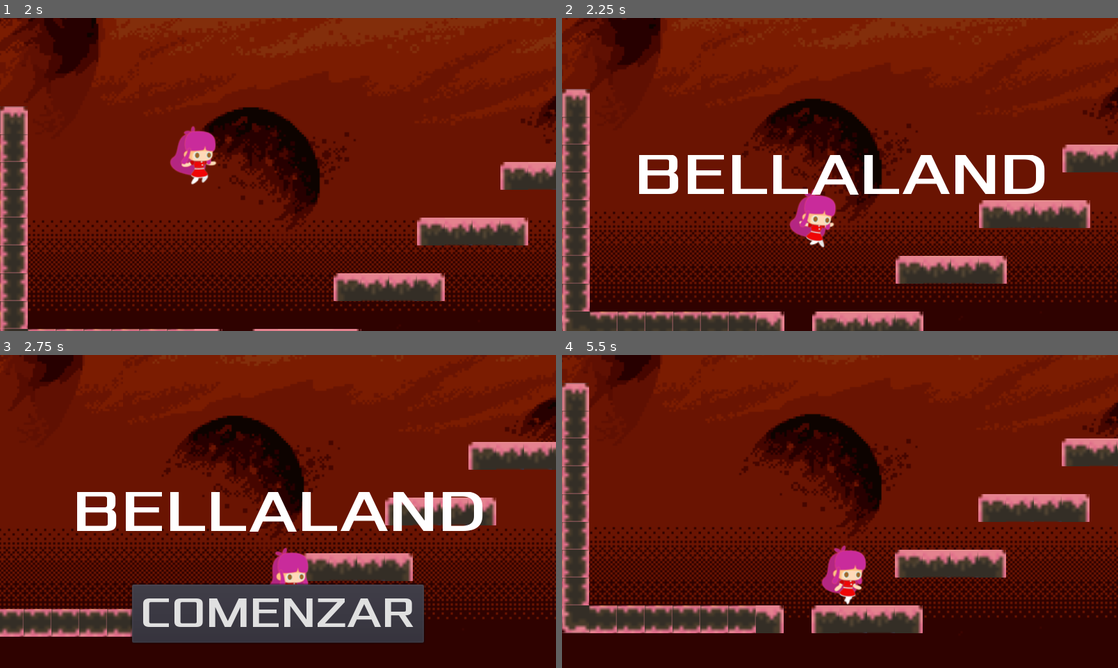
Above: before the commit, frames 1-4 (two rows, left to right).
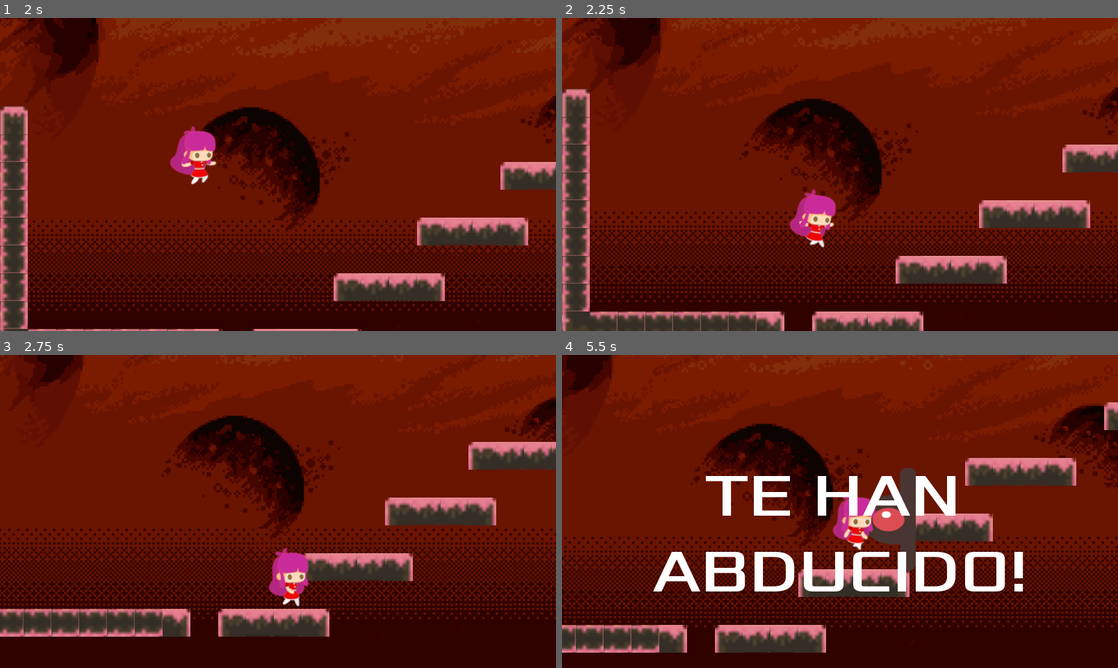
Above: after the commit, the same moments.

Repository: sebastian-sanchez-s/bellaland
Game: Godot game, scene res://src/scn/Bellaland.tscn
Same seed, same stepped clock (60 frames per second), same inputs: the game is played once before the commit and once after it.
Inputs (mouse positions are in pixels of both pictures, inside the frame that each line leads up to):
- Up to frame 1 (2 s): click "COMENZAR" at 0.5 s; hold Right (ui_right) from 1.28 s (still down); tap Up (ui_up) at 1.52 s
- Up to frame 2 (2.25 s): keep holding Right (ui_right)
- Up to frame 3 (2.75 s): keep holding Right (ui_right); tap Up (ui_up) at 2.27 s
- Up to frame 4 (5.5 s): release Right (ui_right) at 2.75 s; click (840, 614) at 2.75 s, where only the run before the commit has a clickable "COMENZAR"; hold Left (ui_left) 3.53-4.28 s; hold Right (ui_right) from 4.28 s (still down); tap Up (ui_up) at 4.52, 5.27 s

Frame 1 is identical in both runs. In frame 2, 3.8% of the frame differs, in the area x 13-87%, y 43-57%; in frame 3, 13%; in frame 4, 44%, in the area x 0-100%, y 0-96%.

Commit message:
Fix repeating start menu by adding a game over timer on HUD

Diff:
--- a/src/code/Bellaland.gd
+++ b/src/code/Bellaland.gd
@@ -1,8 +1,8 @@
 extends Node2D
 
 export (PackedScene) var enemy_scn
-onready var alien_timer : Timer = Timer.new()
-onready var last_cause_death : String
+onready var alien_timer			: Timer = Timer.new()
+onready var last_cause_death	: String
 
 func _ready():
 	$Bella.hide()
@@ -11,13 +11,11 @@
 	add_child(alien_timer)
 	alien_timer.connect("timeout", self, "gen_aliens")
 
-	$HUD.start_menu()
-
+	$HUD.show_start_menu()
 
 func _process(delta):
 	if Input.is_action_just_pressed("ui_end"):
 		get_tree().quit()
-
 
 func game_over(cause:String):
 	alien_timer.stop()
@@ -28,7 +26,7 @@
 
 	if cause == "fall":
 		$HUD.show_game_over("Oh no! \nHas caído!")
-	elif cause == "hit" and last_cause_death != "hit":
+	elif cause == "hit":
 		$HUD.show_game_over("Te han \nAbducido!")
 
 	last_cause_death = cause
--- a/src/code/HUD.gd
+++ b/src/code/HUD.gd
@@ -2,20 +2,25 @@
 
 signal start_game
 
+const GAME_OVER_DELAY : int =  2
+var game_over_timer : Timer
+
+func _ready():
+	game_over_timer = Timer.new()
+	add_child(game_over_timer)
+	game_over_timer.connect("timeout", self, "show_start_menu")
+	game_over_timer.one_shot = true
 
 func show_game_over(msg):
 	$MessageLabel.text = msg
 	$MessageLabel.show()
-	start_menu()
+
+	game_over_timer.start(GAME_OVER_DELAY)
 
 
-func start_menu():
-	yield(get_tree().create_timer(2), "timeout")
-
+func show_start_menu():
 	$MessageLabel.text = "Bellaland"
 	$MessageLabel.show()
-
-	yield(get_tree().create_timer(0.5), "timeout")
 
 	$StartButton.show()
 
